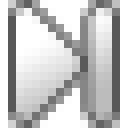
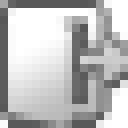
Layered file, before and after one edit (w=128, h=128). Changes by layer:
added layer "Layer 5" in group "Group 1" over [8, 8, 128, 128]
hid "play-and-pause-button" over [16, 8, 112, 120]
